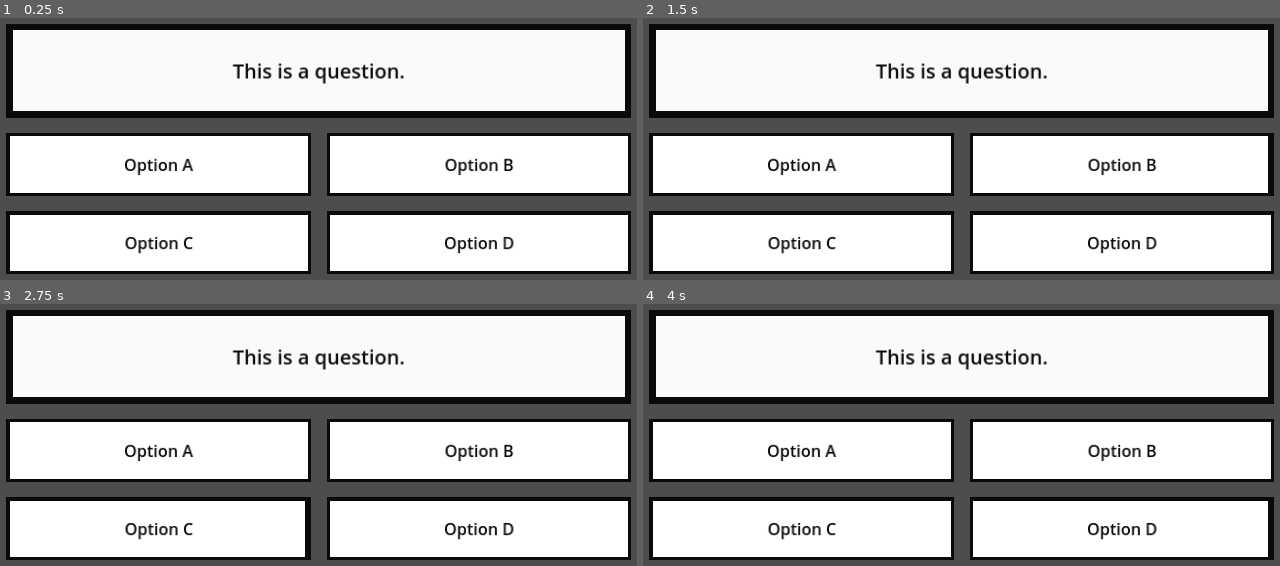
Above: before the commit, frames 1-4 (two rows, left to right).
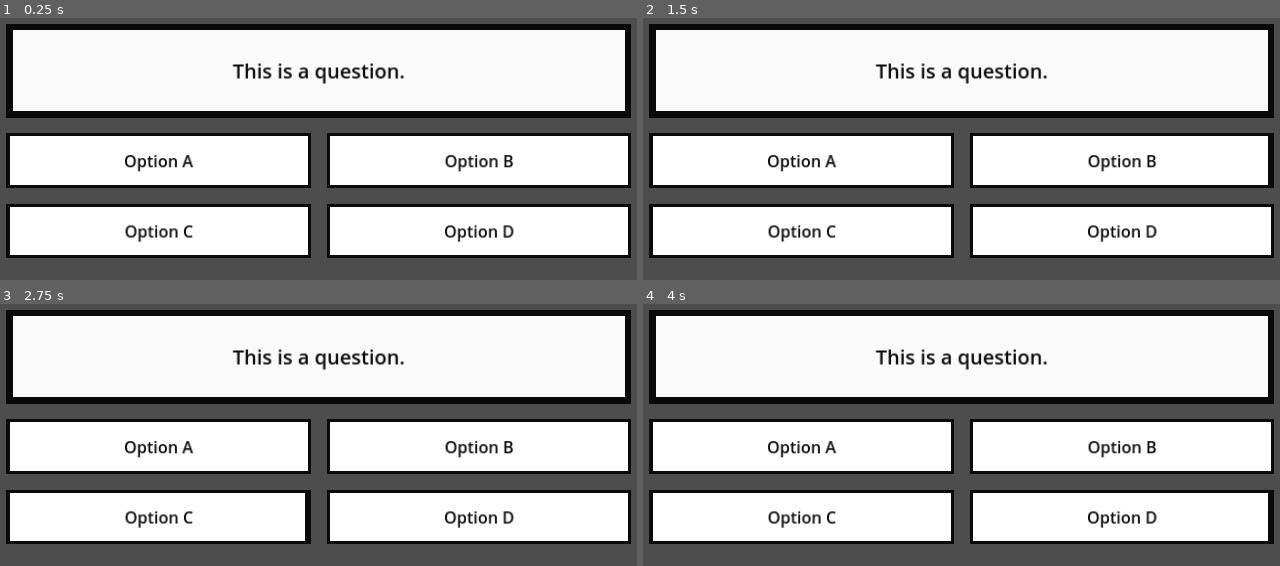
Above: after the commit, the same moments.

Repository: Skyvastern/godot-http-request-tutorial
Game: Godot game, scene res://main/quiz/quiz.tscn
The game is run twice, just before and just after one commit, with the same random seed, the same clock (stepped at 60 frames per second) and the same inputs. This scene is started directly instead of the project's main scene.
Inputs:
- Up to frame 1 (0.25 s): no input
- Up to frame 2 (1.5 s): click "Option A" at 0.5 s; click "Option B" at 1.25 s
- Up to frame 3 (2.75 s): click "Option C" at 2 s
- Up to frame 4 (4 s): click "Option D" at 2.75 s; tap Enter at 3.5 s

The runs differ from the first frame. In frame 1, 17% of the frame differs, in the area x 0-100%, y 52-98%; in frame 2, 17%; in frame 3, 17%; in frame 4, 17%.
Error before the commit: Out of bounds get index '-1' (on base: 'Array[Dictionary]') (res://main/quiz/quiz.gd:39)
Error after the commit: Out of bounds get index '-1' (on base: 'Array[Dictionary]') (res://main/quiz/quiz.gd:52)

Commit message:
Implement going to next questions in the quiz

Diff:
--- a/main/quiz/option/option.gd
+++ b/main/quiz/option/option.gd
@@ -26,3 +26,8 @@
 		set("theme_override_styles/disabled", correct_option_style)
 	elif selected_option == text:
 		set("theme_override_styles/disabled", incorrect_option_style)
+
+
+func reset_state() -> void:
+	set("theme_override_styles/disabled", null)
+	disabled = false
--- a/main/quiz/quiz.gd
+++ b/main/quiz/quiz.gd
@@ -8,6 +8,11 @@
 @export_group("UI")
 @export var question_label: Label
 @export var options: Array[Option]
+@export var continue_btn: Button
+
+
+func _ready() -> void:
+	continue_btn.pressed.connect(_on_continue_btn_pressed)
 
 
 func start_questions(new_quiz_data: Array[Dictionary]) -> void:
@@ -15,11 +20,13 @@
 	index = -1
 
 	_next_question()
+	_reset_ui()
 
 
 func _next_question() -> void:
 	index += 1
 	if index >= quiz_data.size():
+		queue_free()
 		return
 
 	var question_data: String = quiz_data[index]["question"]
@@ -35,6 +42,19 @@
 		options[i].set_option(op_text)
 
 
+func _reset_ui() -> void:
+	continue_btn.visible = false
+	for op in options:
+		op.reset_state()
+
+
 func validate_option(selected_option: String) -> void:
 	var correct_option: String = quiz_data[index]["correct_answer"]
 	question_result.emit(correct_option, selected_option)
+
+	continue_btn.visible = true
+
+
+func _on_continue_btn_pressed() -> void:
+	_next_question()
+	_reset_ui()
--- a/main/quiz/quiz.tscn
+++ b/main/quiz/quiz.tscn
@@ -4,7 +4,7 @@
 [ext_resource type="Theme" uid="uid://c8v85lvkq7wrp" path="res://main/common/main_theme.tres" id="1_mp87d"]
 [ext_resource type="Script" path="res://main/quiz/quiz.gd" id="2_y4a2a"]
 
-[node name="Quiz" type="Control" node_paths=PackedStringArray("question_label", "options")]
+[node name="Quiz" type="Control" node_paths=PackedStringArray("question_label", "options", "continue_btn")]
 layout_mode = 3
 anchors_preset = 15
 anchor_right = 1.0
@@ -15,6 +15,7 @@
 script = ExtResource("2_y4a2a")
 question_label = NodePath("Panel/QuestionPanel/Question")
 options = [NodePath("Panel/Options/OptionA"), NodePath("Panel/Options/OptionB"), NodePath("Panel/Options/OptionC"), NodePath("Panel/Options/OptionD")]
+continue_btn = NodePath("Panel/Footer/Continue")
 
 [node name="Panel" type="VBoxContainer" parent="."]
 layout_mode = 1
@@ -26,7 +27,7 @@
 offset_left = -500.0
 offset_top = -200.0
 offset_right = 500.0
-offset_bottom = 200.0
+offset_bottom = 300.0
 grow_horizontal = 2
 grow_vertical = 2
 theme_override_constants/separation = 25
@@ -78,3 +79,24 @@
 layout_mode = 2
 text = "Option D"
 quiz = NodePath("../../..")
+
+[node name="Footer" type="Control" parent="Panel"]
+custom_minimum_size = Vector2(0, 100)
+layout_mode = 2
+
+[node name="Continue" type="Button" parent="Panel/Footer"]
+visible = false
+layout_mode = 1
+anchors_preset = 8
+anchor_left = 0.5
+anchor_top = 0.5
+anchor_right = 0.5
+anchor_bottom = 0.5
+offset_left = -150.0
+offset_top = -37.5
+offset_right = 150.0
+offset_bottom = 37.5
+grow_horizontal = 2
+grow_vertical = 2
+theme_override_font_sizes/font_size = 32
+text = "Continue"
